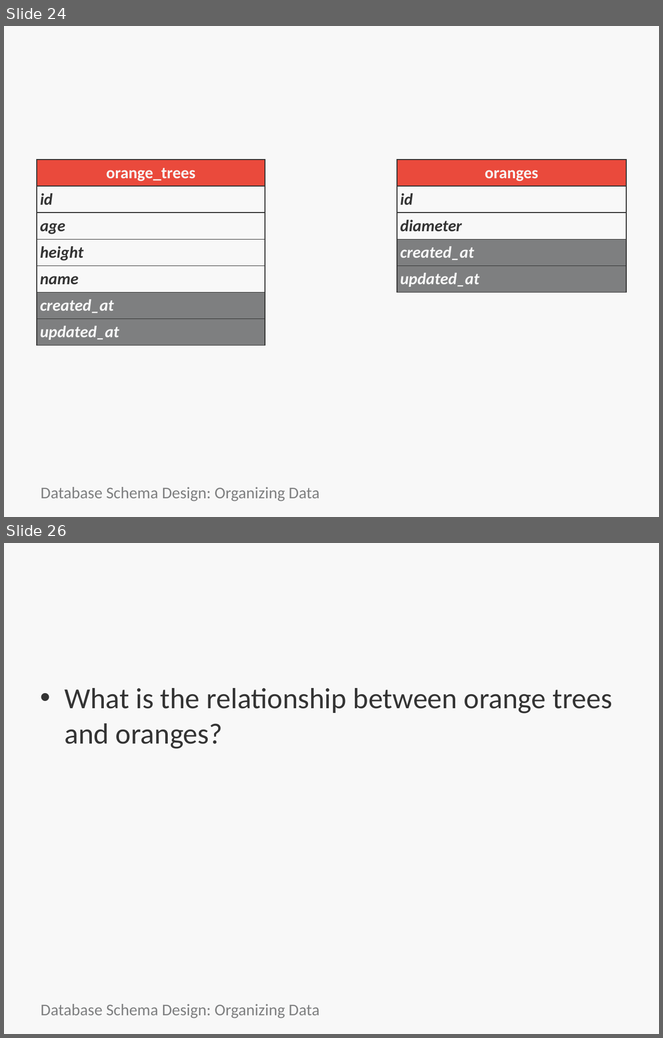
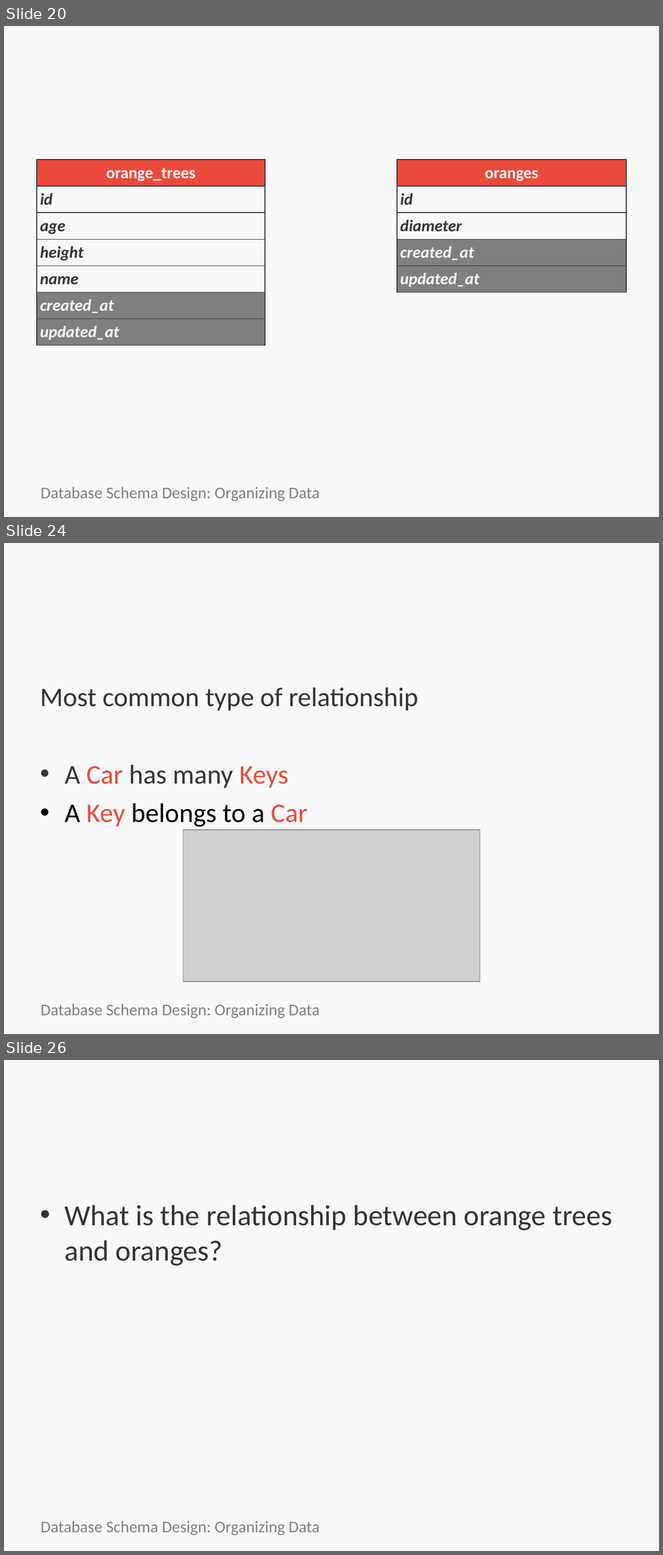
Before and after one commit to bootcoder/sql_schema_design_basics, a slide deck: HTC-schema-sql.pptx. Shown one above the other, each under a label of ours: slides 24 and 26 before the commit, slides 20, 24 and 26 after it; the slides between them are not shown. The pictures are 663x1038 and 663x1555 pixels, drawn with LibreOffice and Linux fonts; fonts in the diff are those of the drawing; grey boxes stand for pictures; background and template pictures are left out. Boxes give left, top, right and bottom in pixels: in the first picture for what was removed or moved away, otherwise in the second. Text is boxed around its words. In the diff, an @@ line names an element or a change of style, - is before the commit and + after.

```diff
--- a/HTC-schema-sql.pptx
+++ b/HTC-schema-sql.pptx
@@ slide 24 added at <box>4,543,659,1034</box>, background picture (left out) @@
@@ title added at <box>37,551,626,633</box>, 44 pt, text #F8F8F8, bold @@
+One to Many
@@ text added at <box>40,688,418,827</box>, 29.6 pt, text #333333 @@
+Most common type of relationship
+• A Car has many Keys
+• A Key belongs to a Car
@@ picture added at <box>183,830,480,982</box> @@
@@ text added at <box>40,1004,320,1019</box>, 18 pt, text #7E7F80 @@
+Database Schema Design: Organizing Data
@@ what was slide 24 is now slide 20 @@
```
Also in this commit, not shown: 10 slides changed, 3 other slides added, 4 slides removed.
